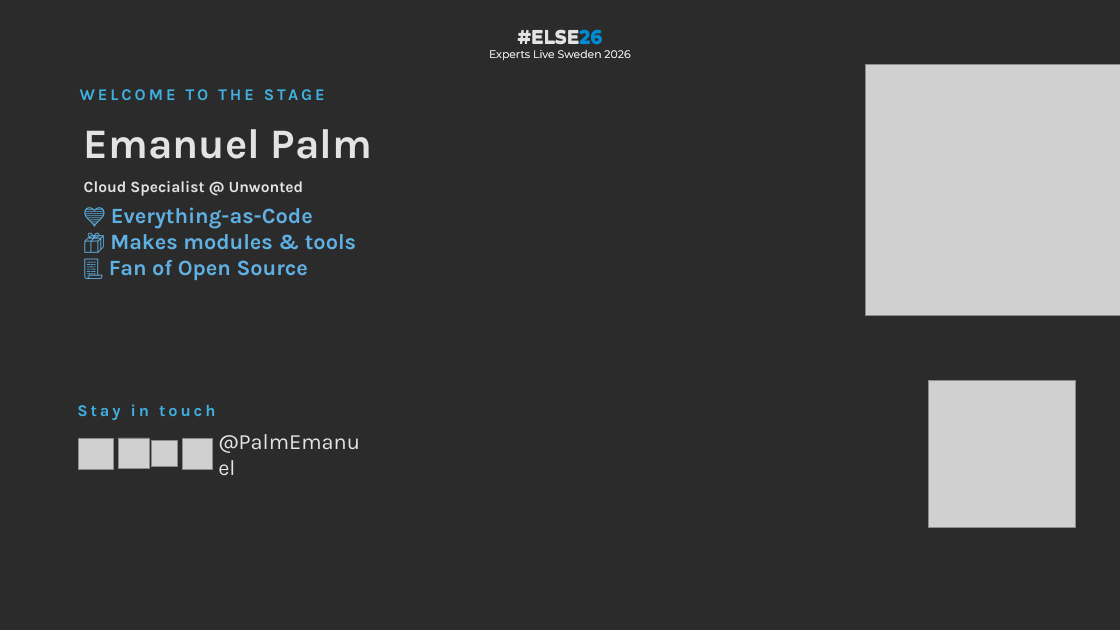
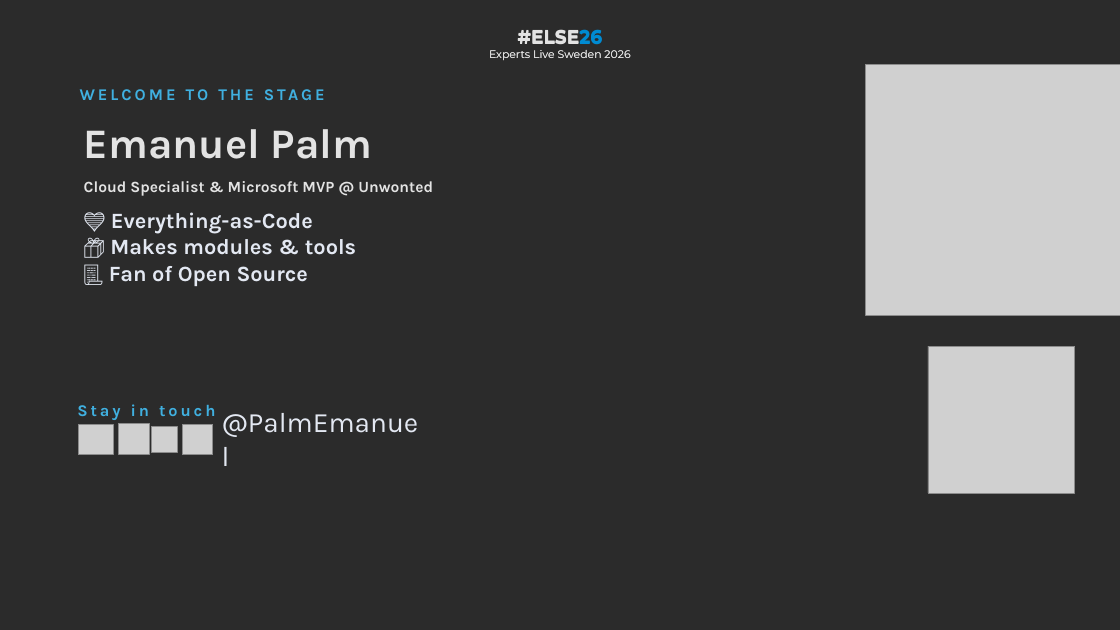
Before and after one commit to PalmEmanuel/ELSE26, a slide deck: slide 3 of ELSE26_TreasureHuntingInAzureWithKQL.pptx (slide 12 before the commit). Drawn at 1120x630 pixels with LibreOffice and Linux fonts; fonts in the diff are those of the drawing; grey boxes stand for pictures; background and template pictures are left out; a plain dark background stands for a picture behind light text. Boxes give left, top, right and bottom in pixels: in the first picture for what was removed or moved away, otherwise in the second. Text is boxed around its words. In the diff, an @@ line names an element or a change of style, - is before the commit and + after.

```diff
--- a/ELSE26_TreasureHuntingInAzureWithKQL.pptx
+++ b/ELSE26_TreasureHuntingInAzureWithKQL.pptx
@@ text "💙 Everything-as-Code" at (109, 212, 356, 286): text colour #60B1E3 to #E3E8F2 @@
@@ text at (84, 181, 433, 196): text changed @@
-Cloud Specialist @ Unwonted
+Cloud Specialist & Microsoft MVP @ Unwonted
@@ picture: place and size @@
-picture at (928, 380, 1075, 527)
+picture at (928, 346, 1075, 493)
@@ text "@PalmEmanuel": place and size @@
-text "@PalmEmanuel" at (213, 438, 375, 470)
+text "@PalmEmanuel" at (216, 419, 427, 459)
@@ text "@PalmEmanuel" at (216, 419, 427, 459): size 28 to 36 pt, text colour #E3E3E3 to #E3E8F2 @@
@@ 4 pictures: place and size @@
-4 pictures at (78, 438, 213, 469)
+4 pictures at (78, 423, 213, 455)
```
Also in this commit, not shown: 22 other slides changed, 1 slide removed.
